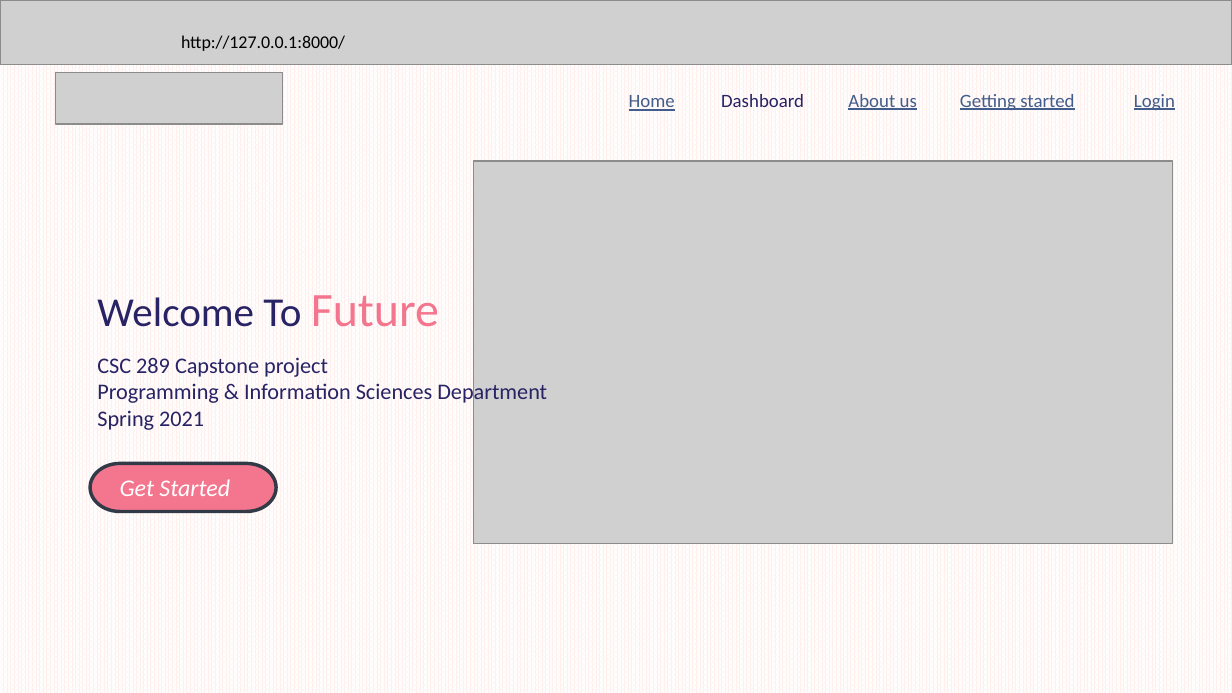
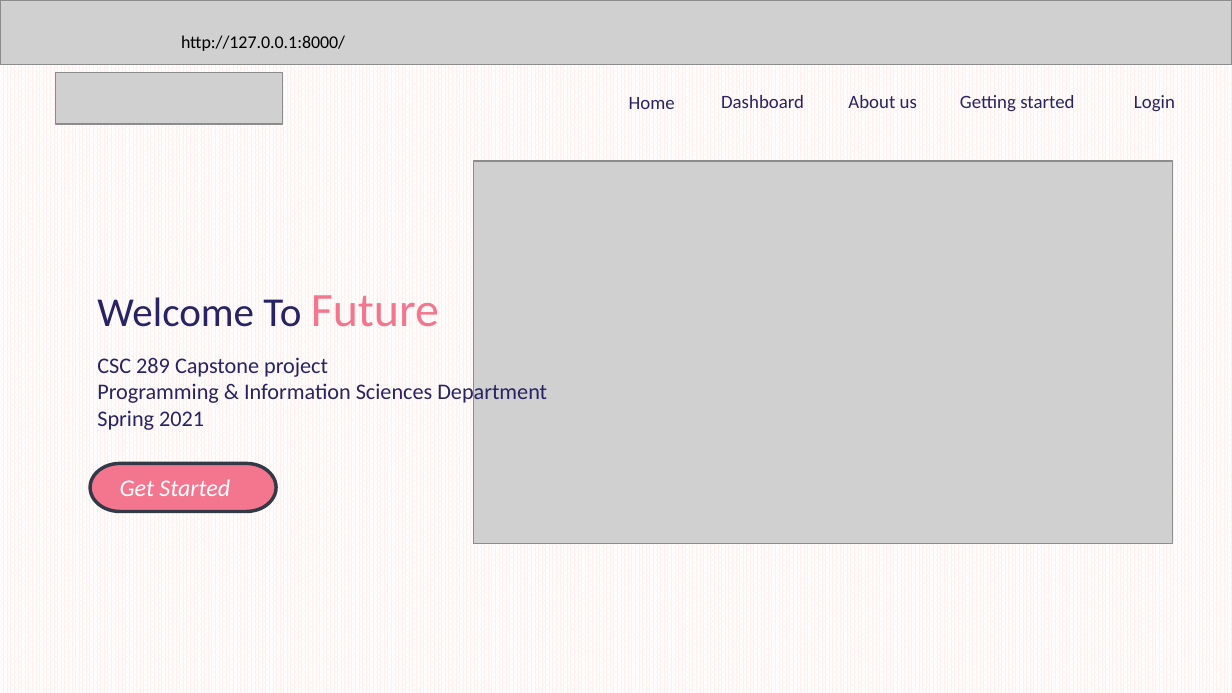
Before and after one commit to AnjaliSharma2023/Web-Application, a slide deck: slide 1 of resources/glucocheck-Demo2.pptx. Drawn at 1232x693 pixels with LibreOffice and Linux fonts; fonts in the diff are those of the drawing; grey boxes stand for pictures. Boxes give left, top, right and bottom in pixels: in the first picture for what was removed or moved away, otherwise in the second. Text is boxed around its words. In the diff, an @@ line names an element or a change of style, - is before the commit and + after.

```diff
--- a/resources/glucocheck-Demo2.pptx
+++ b/resources/glucocheck-Demo2.pptx
@@ text colour #425C8B to #272364, underline off in 4 elements at (848, 95, 917, 108), (1134, 95, 1175, 111), (960, 95, 1074, 112), (629, 97, 675, 109) @@
```
Also in this commit, not shown: 5 other slides changed.
